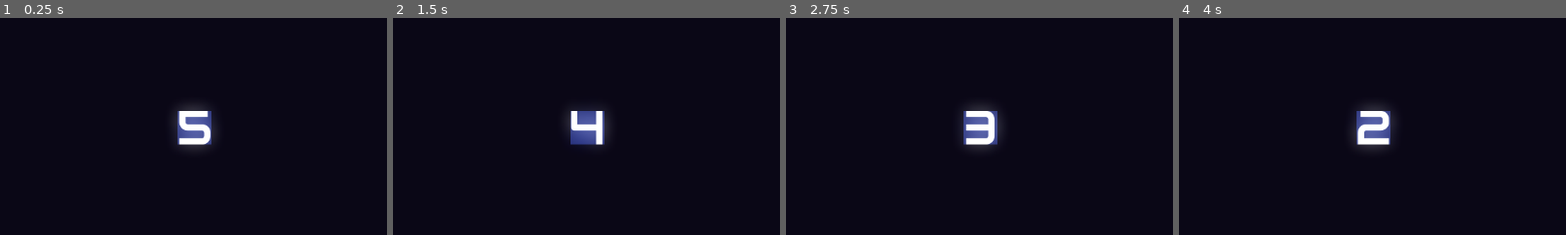
Above: before the commit, frames 1-4 (left to right).
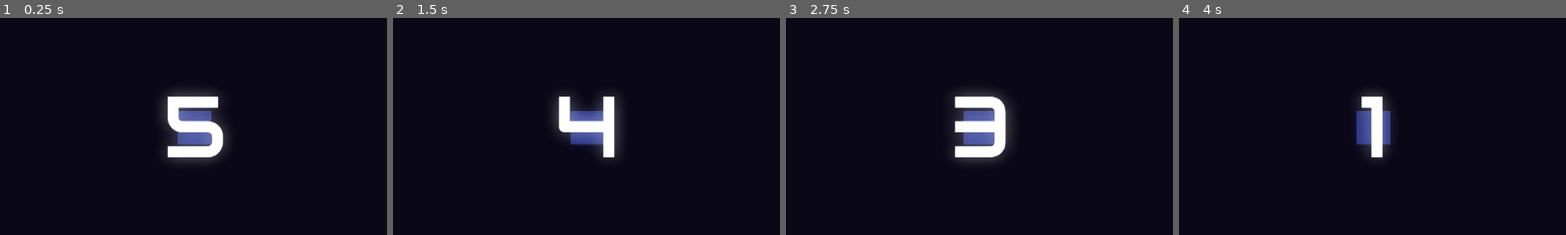
Above: after the commit, the same moments.

Repository: matheusmondenez/my-first-platform-game
Game: Godot game, scene res://wave_shooter/levels/arena.tscn
The game is run twice, just before and just after one commit, with the same random seed, the same clock (stepped at 60 frames per second) and the same inputs. This scene is started directly instead of the project's main scene.
Inputs (mouse positions are % of the whole screen's width and height, from its top left):
- Up to frame 1 (0.25 s): no input
- Up to frame 2 (1.5 s): tap Enter at 0.5 s; move the mouse to (72, 45) at 0.52 s; press the mouse at (72, 45) at 0.53 s; hold D (right) from 0.53 s (still down); tap Space (jump) at 0.77 s; move the mouse to (30, 55) at 1.27 s; release the mouse at (30, 55) at 1.28 s; click (30, 55) at 1.35 s
- Up to frame 3 (2.75 s): tap Space (jump) at 1.52 s; move the mouse to (60, 28) at 2.02 s; release D (right) at 2.03 s; press the mouse at (60, 28) at 2.03 s; hold A (left) from 2.03 s (still down)
- Up to frame 4 (4 s): tap Space (jump) at 2.75, 3.02, 3.77 s; move the mouse to (45, 70) at 2.77 s; release A (left) at 2.78 s; release the mouse at (45, 70) at 2.78 s; hold D (right) from 2.78 s (still down); click (45, 70) at 2.85 s; tap Enter at 3.5 s; move the mouse to (80, 65) at 3.52 s; press the mouse at (80, 65) at 3.53 s
The pictures show only the part of the screen within x 25-75%, y 25-75%; the shares and areas given below are measured in that part.

The runs differ from the first frame. In frame 1, 3.6% of the frame differs, in the area x 41-59%, y 33-67%; in frame 2, 2.4%; in frame 3, 3.5%; in frame 4, 1.4%.

Commit message:
refactores countdown script

Diff:
--- a/wave_shooter/shaders/polygon_2d.tscn
+++ b/wave_shooter/shaders/polygon_2d.tscn
@@ -1,17 +1,11 @@
-[gd_scene load_steps=2 format=3 uid="uid://b4882sfpo05y0"]
+[gd_scene load_steps=3 format=3 uid="uid://b4882sfpo05y0"]
 
-[ext_resource type="Texture2D" uid="uid://b8tyae6dsy3ac" path="res://assets/1620440.png" id="1_mwsk3"]
+[ext_resource type="Shader" path="res://wave_shooter/shaders/test.gdshader" id="1_3y4uc"]
 
-[node name="Polygon2D" type="TextureRect"]
-anchors_preset = 8
-anchor_left = 0.5
-anchor_top = 0.5
-anchor_right = 0.5
-anchor_bottom = 0.5
-offset_left = -256.0
-offset_top = -256.0
-offset_right = 256.0
-offset_bottom = 256.0
-grow_horizontal = 2
-grow_vertical = 2
-texture = ExtResource("1_mwsk3")
+[sub_resource type="ShaderMaterial" id="ShaderMaterial_g1a6o"]
+shader = ExtResource("1_3y4uc")
+
+[node name="Polygon2D" type="Polygon2D"]
+material = SubResource("ShaderMaterial_g1a6o")
+color = Color(0.0481005, 0.588668, 0.782551, 1)
+polygon = PackedVector2Array(64, 64, 64, 128, 128, 128, 128, 64)
--- a/wave_shooter/ui/count_down.gd
+++ b/wave_shooter/ui/count_down.gd
@@ -1,11 +1,20 @@
 extends Control
+
+var time_left: int = 5
 
 func _ready() -> void:
 	get_tree().paused = true
 
 func _process(delta: float) -> void:
-	$Counter.text = str("%01d" % $Timer.time_left)
+	pass
+	#$Counter.text = str("%01d" % $Timer.time_left)
+	#var tween: Tween = create_tween().set_trans(Tween.TRANS_LINEAR).set_ease(Tween.EASE_IN_OUT).set_loops()
+	#tween.tween_property($Counter, "modulate:a", 0, 0.5)
+	#tween.tween_property($Counter, "modulate:a", 1, 0.1)
 
 func _on_timer_timeout() -> void:
-	get_tree().paused = false
-	queue_free()
+	time_left -= 1
+	$Counter.text = str("%1d" % time_left)
+	if time_left < 0:
+		get_tree().paused = false
+		queue_free()
--- a/wave_shooter/ui/count_down.tscn
+++ b/wave_shooter/ui/count_down.tscn
@@ -37,14 +37,12 @@
 grow_horizontal = 2
 grow_vertical = 2
 theme_override_fonts/font = ExtResource("1_kqtjv")
-theme_override_font_sizes/font_size = 72
+theme_override_font_sizes/font_size = 128
 text = "5"
 horizontal_alignment = 1
 vertical_alignment = 1
 
 [node name="Timer" type="Timer" parent="."]
-wait_time = 6.0
-one_shot = true
 autostart = true
 
 [connection signal="timeout" from="Timer" to="." method="_on_timer_timeout"]
